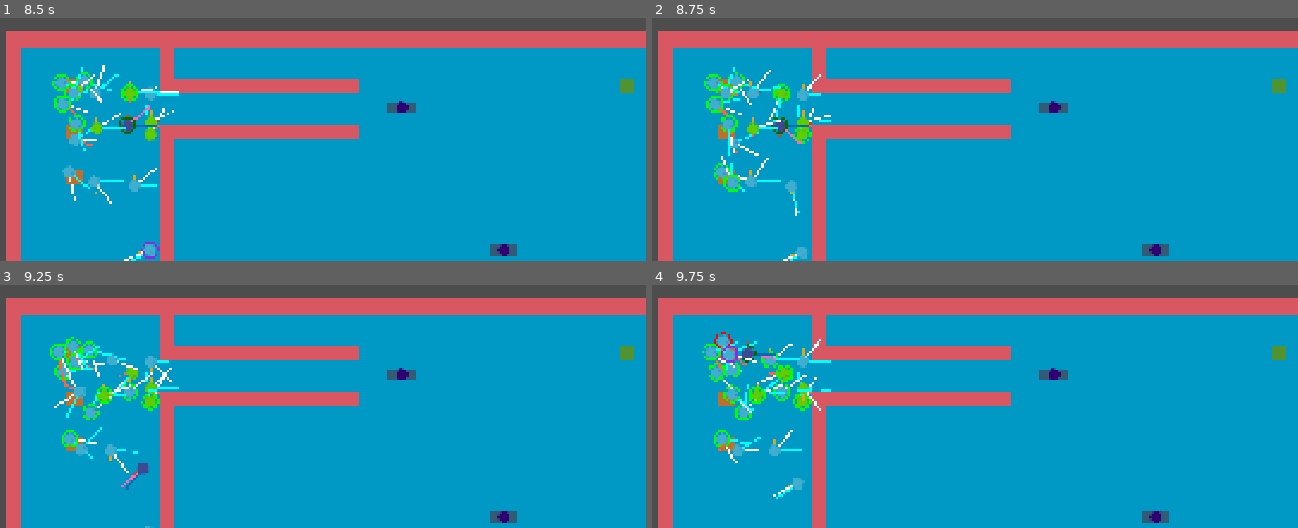
Above: before the commit, frames 1-4 (two rows, left to right).
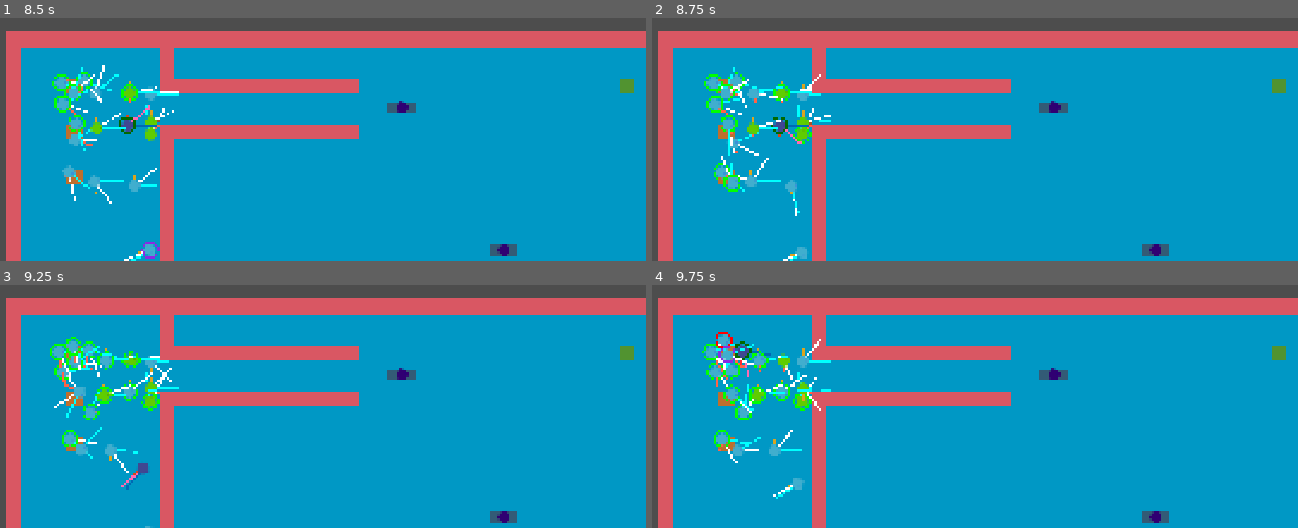
Above: after the commit, the same moments.

Repository: djairoh/crowdSim
Game: Godot game, scene res://scenes/crowd_manager.tscn
Two runs of this game, one before a commit and one after it. Both use one fixed random seed, a clock stepped at 60 frames per second and the inputs below.
Inputs (mouse positions are in pixels of both pictures, inside the frame that each line leads up to):
- Up to frame 1 (8.5 s): tap Enter at 0.5 s; drag from (374, 100) to (465, 224) at 0.52 s; tap R (resetCamera) at 1.25, 5.65 s; drag from (465, 224) to (374, 100) at 1.27 s; move the mouse to (109, 161) at 2.02 s; hold Mouse wheel up (zoomIn) 2.03-2.75 s; click (109, 161) at 2.17 s; drag from (109, 81) to (387, 98) at 2.77 s; drag from (116, 117) to (387, 98) at 3.52 s; drag from (71, 86) to (387, 98) at 4.27 s; move the mouse to (122, 168) at 5.02 s; hold Mouse wheel up (zoomIn) 5.03-5.75 s; click (122, 168) at 5.17 s; drag from (116, 93) to (490, 243) at 5.77 s; drag from (58, 83) to (490, 243) at 6.52 s; drag from (90, 98) to (490, 243) at 7.27 s; move the mouse to (129, 124) at 8.02 s; hold Mouse wheel up (zoomIn) from 8.03 s (still down); click (129, 124) at 8.17 s
- Up to frame 2 (8.75 s): keep holding Mouse wheel up (zoomIn)
- Up to frame 3 (9.25 s): release Mouse wheel up (zoomIn) at 8.75 s; drag from (142, 452) to (503, 515) at 8.77 s
- Up to frame 4 (9.75 s): drag from (748, 350) to (936, 302) at 9.52 s

Frame 1 is identical in both runs. In frame 2, 0.3% of the frame differs, in the area x 10-25%, y 21-43%; in frame 3, 0.6%; in frame 4, 1.1%, in the area x 8-23%, y 19-49%.

Commit message:
refactor bottleneck avoidance code progress

Diff:
--- a/scenes/bottleneck_avoidance.gd
+++ /dev/null
@@ -1,133 +0,0 @@
-extends Node
-class_name BottleneckAvoidance
-
-@onready var parent: CrowdAgent = get_parent().get_parent()
-
-@export var detection_time: float = 2.0
-@export var speed_threshold: float = 5.0
-@export var pushing_threshold: int = 2
-@export var alternative_distance: float = 72.0
-@export var waypoint_reached_distance: float = 12.0
-
-var rerouting: bool = false
-var alternative_point: Vector2 = Vector2.ZERO
-
-var bottleneck_timer: float = 0.0
-var bottleneck_detected: bool = false
-
-
-func update(delta: float) -> void:
-
-	if rerouting:
-		update_alternative_route()
-		return
-
-	if not parent.agent_state.is_impatient():
-		reset()
-		return
-
-	var moving_slowly: bool = (
-		parent.velocity.length() < speed_threshold
-	)
-
-	var crowded: bool = (
-		parent.repulsion.agent_repulsion_forces.size()
-		>= pushing_threshold
-	)
-
-	var blocked: bool = (
-		parent.rules.waiting_rule
-		or parent.rules.stopping_rule
-		or crowded
-	)
-	if moving_slowly and blocked:
-		bottleneck_timer += delta
-	else:
-		bottleneck_timer -= delta * 0.25
-		bottleneck_timer = max(bottleneck_timer, 0.0)
-
-	if bottleneck_timer >= detection_time:
-		if not bottleneck_detected:
-			bottleneck_detected = true
-
-			if not rerouting:
-				start_alternative_route()
-	else:
-		bottleneck_detected = false
-
-func get_alternative_directions() -> Array[Vector2]:
-	var forward := parent.desired_velocity.normalized()
-
-	if forward.length_squared() <= 0.0001:
-		return []
-
-	var right := Vector2(-forward.y, forward.x)
-
-	return [
-		(forward * 0.5 + right).normalized(),
-		(forward * 0.5 - right).normalized()
-	]
-
-func find_alternative_point() -> Vector2:
-	var directions := get_alternative_directions()
-
-	if directions.is_empty():
-		return Vector2.ZERO
-
-	var navigation_map: RID = parent.get_world_2d().navigation_map
-
-	var best_point := Vector2.ZERO
-	var best_distance := INF
-
-	for direction in directions:
-		var candidate := (
-			parent.global_position
-			+ direction * alternative_distance
-		)
-
-		# Snap candidate onto the actual navmesh.
-		var nav_point := NavigationServer2D.map_get_closest_point(
-			navigation_map,
-			candidate
-		)
-
-		# Don't accept it if snapping moved it a huge distance.
-		if nav_point.distance_to(candidate) > 12.0:
-			continue
-
-		# For now, prefer whichever valid candidate required
-		# the least snapping.
-		var distance := nav_point.distance_to(candidate)
-
-		if distance < best_distance:
-			best_distance = distance
-			best_point = nav_point
-
-	return best_point
-
-func start_alternative_route() -> void:
-	alternative_point = find_alternative_point()
-
-	if alternative_point == Vector2.ZERO:
-		return
-
-	# IMPORTANT:
-	# Forces.request_path(), not parent.request_path().
-	# This preserves parent.goal as the real final destination.
-	if parent.forces.request_path(alternative_point):
-		rerouting = true
-		print(parent.name, " rerouting through ", alternative_point)
-
-func update_alternative_route() -> void:
-	if parent.global_position.distance_to(alternative_point) <= waypoint_reached_distance:
-		rerouting = false
-		alternative_point = Vector2.ZERO
-
-		# Go back toward the REAL destination.
-		parent.forces.request_path(parent.goal)
-
-		reset()
-
-func reset() -> void:
-	bottleneck_timer = 0.0
-	bottleneck_detected = false
--- a/scenes/crowd_agent.tscn
+++ b/scenes/crowd_agent.tscn
@@ -7,8 +7,8 @@
 [ext_resource type="Script" uid="uid://4kp5mp2k2ymo" path="res://scripts/rules.gd" id="5_esi2g"]
 [ext_resource type="Script" uid="uid://dvw5y6v668lhx" path="res://scripts/agent_state.gd" id="6_hy0gt"]
 [ext_resource type="Script" uid="uid://dusasmd2usvcg" path="res://scripts/falling.gd" id="7_nl6fr"]
-[ext_resource type="Script" uid="uid://t7qyfmi8t2x0" path="res://scenes/behaviours.gd" id="7_wxnss"]
-[ext_resource type="Script" uid="uid://c8l6sw6g6us8w" path="res://scenes/bottleneck_avoidance.gd" id="9_tdbcq"]
+[ext_resource type="Script" uid="uid://t7qyfmi8t2x0" path="res://scripts/behaviours.gd" id="7_wxnss"]
+[ext_resource type="Script" uid="uid://c8l6sw6g6us8w" path="res://scripts/bottleneck_avoidance.gd" id="9_tdbcq"]
 
 [sub_resource type="CircleShape2D" id="CircleShape2D_utciu"]
 resource_local_to_scene = true
@@ -57,6 +57,7 @@
 disabled = true
 
 [node name="AgentState" type="Node2D" parent="." unique_id=1107416114]
+visible = false
 script = ExtResource("6_hy0gt")
 
 [node name="PanicArea" type="Area2D" parent="AgentState" unique_id=340625144]
@@ -68,6 +69,7 @@
 debug_color = Color(0.67058825, 0, 0.0627451, 0.41960785)
 
 [node name="Forces" type="Node2D" parent="." unique_id=1431331718]
+visible = false
 script = ExtResource("3_xis0x")
 
 [node name="AttractionNavigation" type="NavigationAgent2D" parent="Forces" unique_id=37287173]
@@ -198,7 +200,6 @@
 hit_from_inside = true
 
 [node name="Rules" type="Node2D" parent="." unique_id=311322513]
-visible = false
 script = ExtResource("5_esi2g")
 
 [node name="WaitingArea" type="Area2D" parent="Rules" unique_id=444298579]
--- a/scripts/Agent.gd
+++ b/scripts/Agent.gd
@@ -201,7 +201,4 @@
 
 func _on_attraction_navigation_target_reached() -> void:
 	# TODO: what do when goal is reached?
-	if behaviours.bottleneck_avoidance.rerouting:
-		return
-
 	self.queue_free()
--- /dev/null
+++ b/scripts/bottleneck_avoidance.gd
@@ -0,0 +1,70 @@
+extends Node
+class_name BottleneckAvoidance
+
+# TODO: Detect bottlenecks in crowds, and find alternative route
+@onready var parent: CrowdAgent = get_parent().get_parent()
+
+const VELOCITY_LENGTH_THRESHOLD: float = 5.0
+const VISIBLE_AGENTS_THRESHOLD: int = 6
+
+# Timer to ensure congestion lasted long enoug
+@export var congestion_timer_threshold: float = 2.0
+@export var congestion_decay_rate: float = 0.25
+var congestion_timer: float = 0.0
+var bottleneck_detected: bool = false
+
+func update(delta):
+	if not parent.agent_state.is_impatient():
+		bottleneck_detected = false
+		congestion_timer = 0.0
+		return
+
+	# Check congestion
+	if is_route_congested():
+		congestion_timer += delta
+	else:
+		# when congestion disappear, slowly reduce timer
+		congestion_timer = max(congestion_timer - delta * congestion_decay_rate, 0.0)
+
+	# Detect Bottleneck
+	if congestion_timer >= congestion_timer_threshold:
+		if not bottleneck_detected:
+			bottleneck_detected = true
+			print(parent.name, " detects a bottleneck! Now lets move!!!")
+
+	if congestion_timer <= 0.0:
+		reset()
+
+func is_route_congested() -> bool:
+	# Check if you are stuck
+	# check your speed
+	var not_moving: bool = (
+		parent.velocity.length() < VELOCITY_LENGTH_THRESHOLD
+		or parent.rules.stopping_rule
+		or parent.rules.waiting_rule
+	)
+
+	# check how many agents are stuck infront of you?
+	var blocked_by_others: bool = (
+		len(parent.forces.visible_agents)
+		>= VISIBLE_AGENTS_THRESHOLD
+	)
+
+	return not_moving and blocked_by_others
+
+func get_alternative_route()-> Vector2:
+	# TODO: Find a free area? how
+	var new_goal: Vector2 = Vector2.ZERO
+	return new_goal
+
+func avoid_bottleneck()->void:
+	if is_route_congested():
+		print("route is congested bruh, go find another way")
+
+		# TODO: Find a free area? how
+		var new_goal: Vector2 = get_alternative_route()
+		parent.forces.request_path(new_goal)
+
+func reset()->void:
+	bottleneck_detected = false
+	congestion_timer = 0.0
--- a/scripts/rules.gd
+++ b/scripts/rules.gd
@@ -20,7 +20,7 @@
 
 var visible_agents: Dictionary = {}
 
-# Notes: waiting rule area depends on personality
+# TODO: Notes: waiting rule area depends on personality
 # Normal agent: largest
 # Panic agent: small, no respect
 
Renamed: scenes/behaviours.gd -> scripts/behaviours.gd
Renamed: scenes/behaviours.gd.uid -> scripts/behaviours.gd.uid
Renamed: scenes/bottleneck_avoidance.gd.uid -> scripts/bottleneck_avoidance.gd.uid
